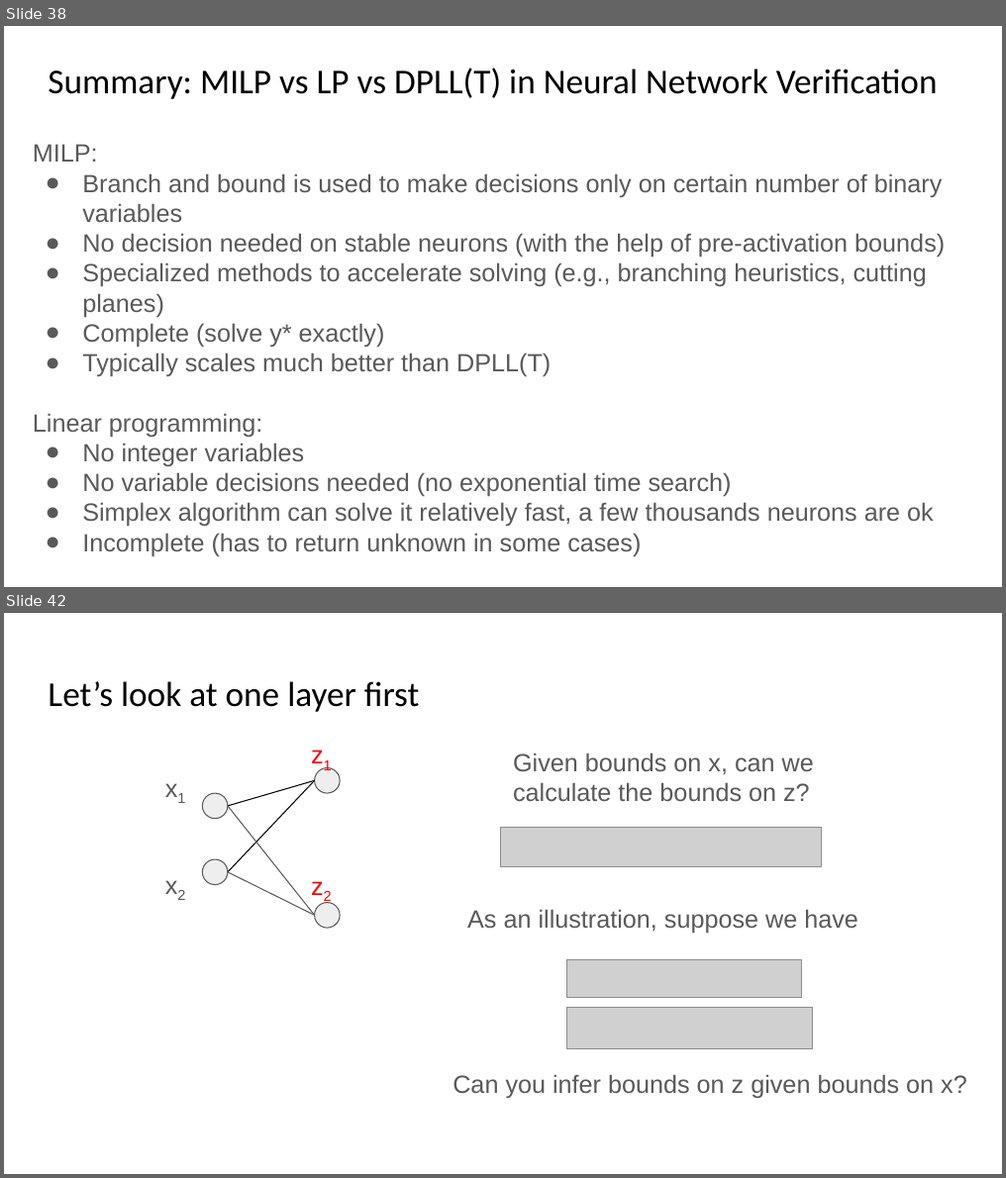
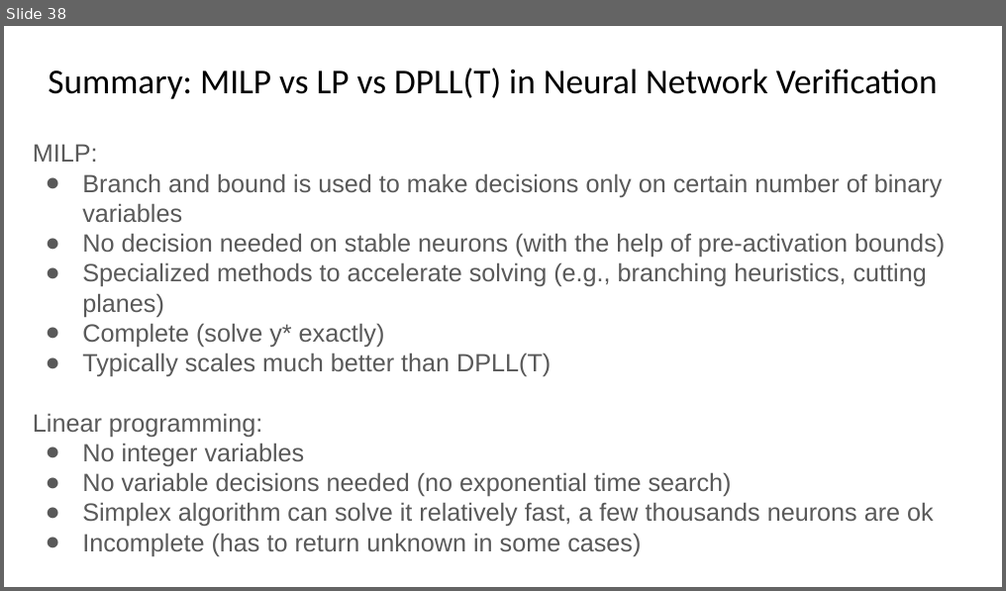
Before and after one commit to sayanmitracode/cpsbooksite, a slide deck: Slides/2025/L8_NNV_LPMIP_bounds.pptx. Shown one above the other, each under a label of ours: slides 38 and 42 before the commit, slide 38 after it; the slides between them are not shown. The pictures are 1006x1178 and 1006x591 pixels, drawn with LibreOffice and Linux fonts; fonts in the diff are those of the drawing; grey boxes stand for pictures. Boxes give left, top, right and bottom in pixels: in the first picture for what was removed or moved away, otherwise in the second. Text is boxed around its words. In the diff, an @@ line names an element or a change of style, - is before the commit and + after.

```diff
--- a/Slides/2025/L8_NNV_LPMIP_bounds.pptx
+++ b/Slides/2025/L8_NNV_LPMIP_bounds.pptx
@@ slide 42 removed at bbox=[4, 613, 1002, 1174], background #FFFFFF @@
@@ title removed at bbox=[48, 681, 420, 712] @@
-Let’s look at one layer first
@@ text removed at bbox=[301, 730, 372, 787] @@
-z1
@@ text removed at bbox=[513, 753, 814, 801] @@
-Given bounds on x, can we calculate the bounds on z?
@@ picture removed at bbox=[501, 828, 822, 867] @@
@@ text removed at bbox=[301, 861, 372, 918] @@
-z2
@@ group removed at bbox=[155, 762, 340, 928]: 4 ellipses, 4 lines, 2 texts @@
-x1
-x2
@@ text removed at bbox=[467, 909, 858, 933] @@
-As an illustration, suppose we have
@@ picture removed at bbox=[567, 959, 801, 997] @@
@@ picture removed at bbox=[567, 1007, 812, 1049] @@
@@ text removed at bbox=[452, 1074, 967, 1098] @@
-Can you infer bounds on z given bounds on x?
```
Also in this commit, not shown: 74 other slides removed, 3 other files.
